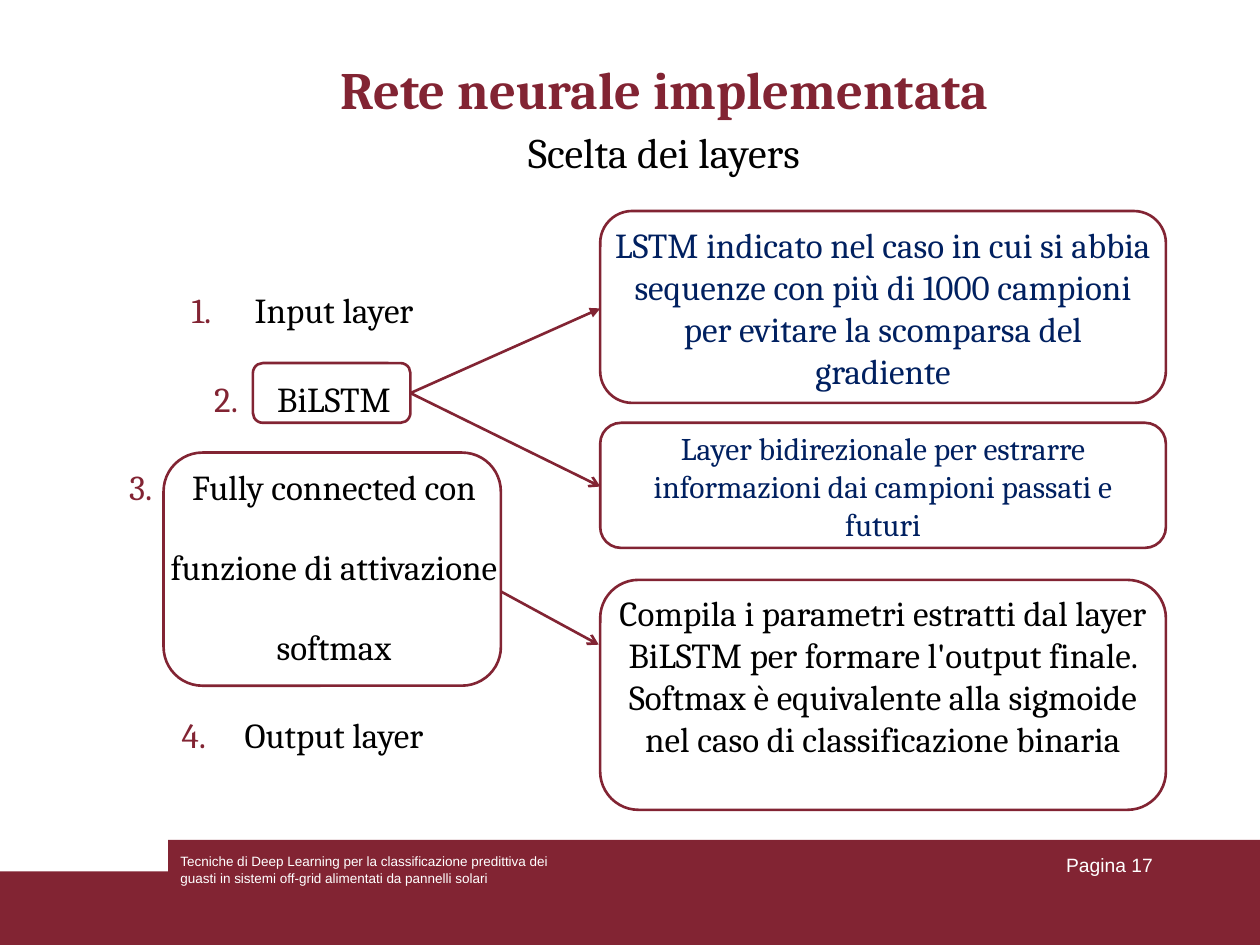
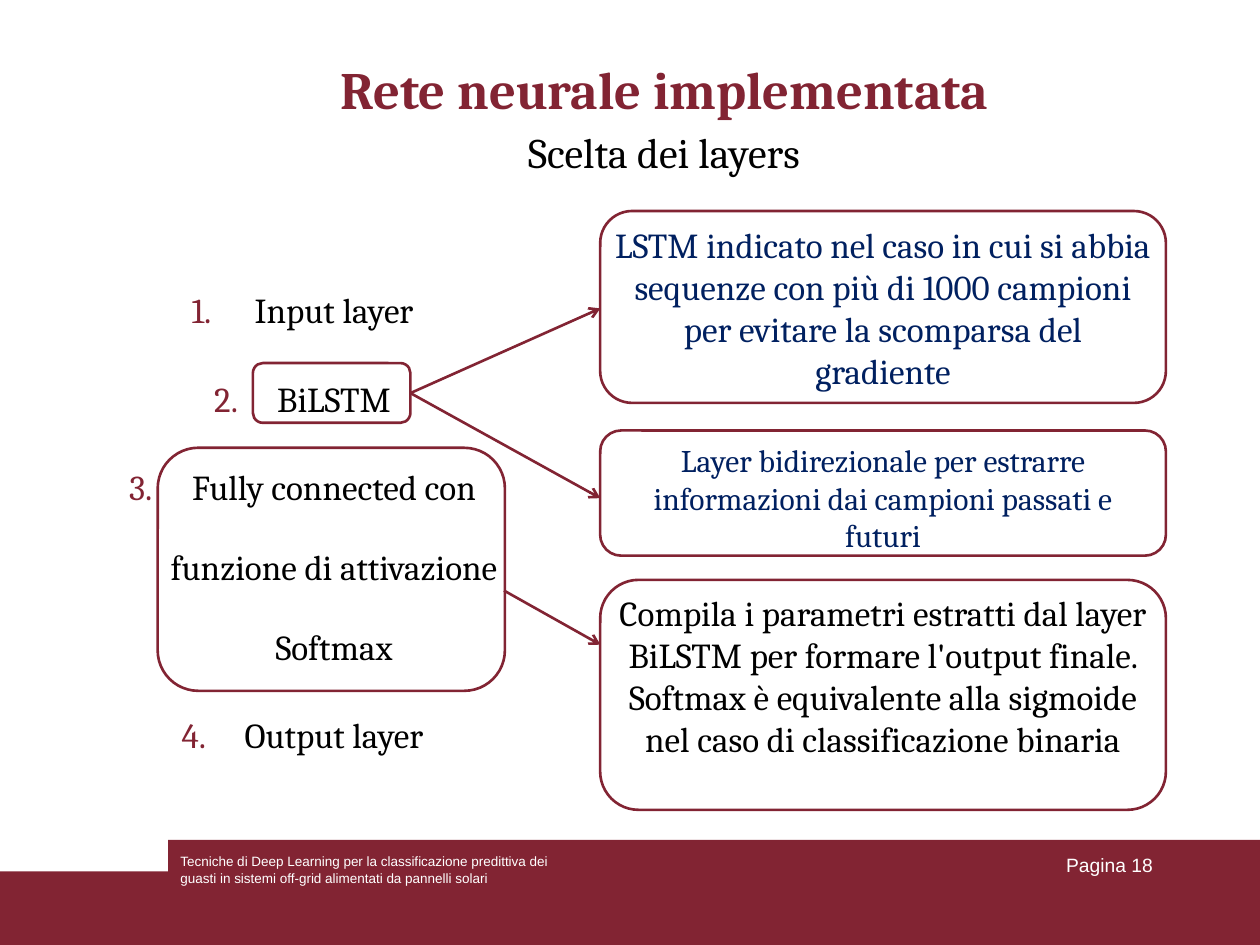
Before and after one commit to lorenzoooooo/DL-for-Predictive-Fault-Classification-in-Off-Grid-Systems, a slide deck: slide 18 of Presentazione_tesi.ppt (slide 17 before the commit). Drawn at 1260x945 pixels with LibreOffice and Linux fonts; fonts in the diff are those of the drawing. Boxes give left, top, right and bottom in pixels: in the first picture for what was removed or moved away, otherwise in the second. Text is boxed around its words. In the diff, an @@ line names an element or a change of style, - is before the commit and + after.

```diff
--- a/Presentazione_tesi.ppt
+++ b/Presentazione_tesi.ppt
@@ arrow (411, 393) - (600, 309): arrowheads changed @@
@@ arrow moved from (411, 393) - (600, 486) to (411, 393) - (600, 498) @@
@@ rounded rectangle: place and size @@
-rounded rectangle at [164,452,501,685]
+rounded rectangle at [158,447,505,690]
@@ text "Layer bidirezionale per estrarre informazioni ..." rewrapped from [654,438,1112,537] to [654,450,1112,555] @@
@@ rounded rectangle: place and size @@
-rounded rectangle at [600,423,1166,548]
+rounded rectangle at [600,431,1166,556]
@@ text at [171,475,497,661]: text changed @@
-3. Fully connected con funzione di attivazione softmax
+3. Fully connected con funzione di attivazione Softmax
@@ page number at [1066,858,1152,876]: text changed @@
-Pagina 17
+Pagina 18
```
Also in this commit, not shown: 17 other slides changed, 1 slide added.
